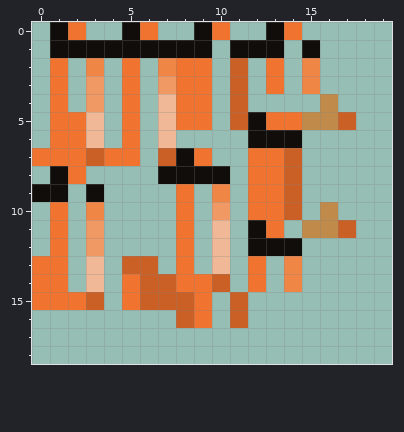
Edited in one commit: pixel-art sprite (build/resources/main/assets/jdn/textures/entities/foxhybride_entity.png). The picture above is the old version.
The file is 32x32 pixels. Shown: x 0..19, y 0..18.
After:
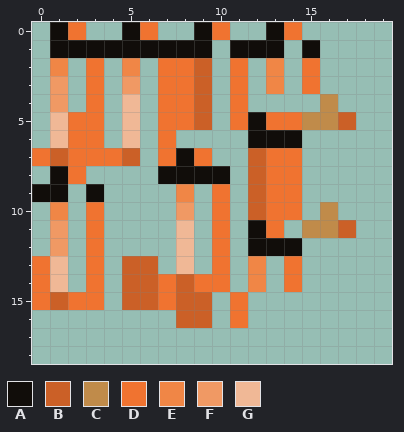
Palette (. is transparent): A #110d0a  B #cb6027  C #c08b4a  D #f07330  E #f08646  F #f09964  G #f0b896
The exact change:
Colour D gives way to colour B in rows 2 to 5 at x 9; in row 7 at x 1, 5 and 12; in rows 8 to 10 at x 12; in row 14 at x 5 and 8; in row 15 at x 1, 5 and 9; in row 16 at x 9.
Colour B gives way to colour D in rows 2 to 5 at x 11; in row 7 at x 3, 7 and 14; in rows 8 to 10 at x 14; in row 14 at x 7 and 10; in row 15 at x 3, 7 and 11; in row 16 at x 11.
Colour E gives way to colour D in row 2 at x 3, 7 and 15; in row 3 at x 15; in row 9 at x 10; in row 10 at x 3; in rows 13 to 14 at x 14.
Colour F gives way to colour D in row 3 at x 3 and 7; in row 4 at x 3; in row 10 at x 10; in rows 11 to 12 at x 3.
Colour G gives way to colour D in row 4 at x 7; in rows 5 to 6 at x 3 and 7; in rows 11 to 12 at x 10; in row 13 at x 3 and 10; in row 14 at x 3.
Colour D gives way to colour E in row 2 at x 1, 5 and 13; in row 3 at x 13; in row 9 at x 8; in row 10 at x 1; in rows 13 to 14 at x 12.
Colour D gives way to colour F in row 3 at x 1 and 5; in row 4 at x 1; in row 10 at x 8; in rows 11 to 12 at x 1.
Colour D gives way to colour G in row 4 at x 5; in rows 5 to 6 at x 1 and 5; in rows 11 to 12 at x 8; in row 13 at x 1 and 8; in row 14 at x 1.
Boxes around the changes in both pictures, in picture pixels (x1, y1, x2, y2):
changed: (50, 58, 320, 328)
